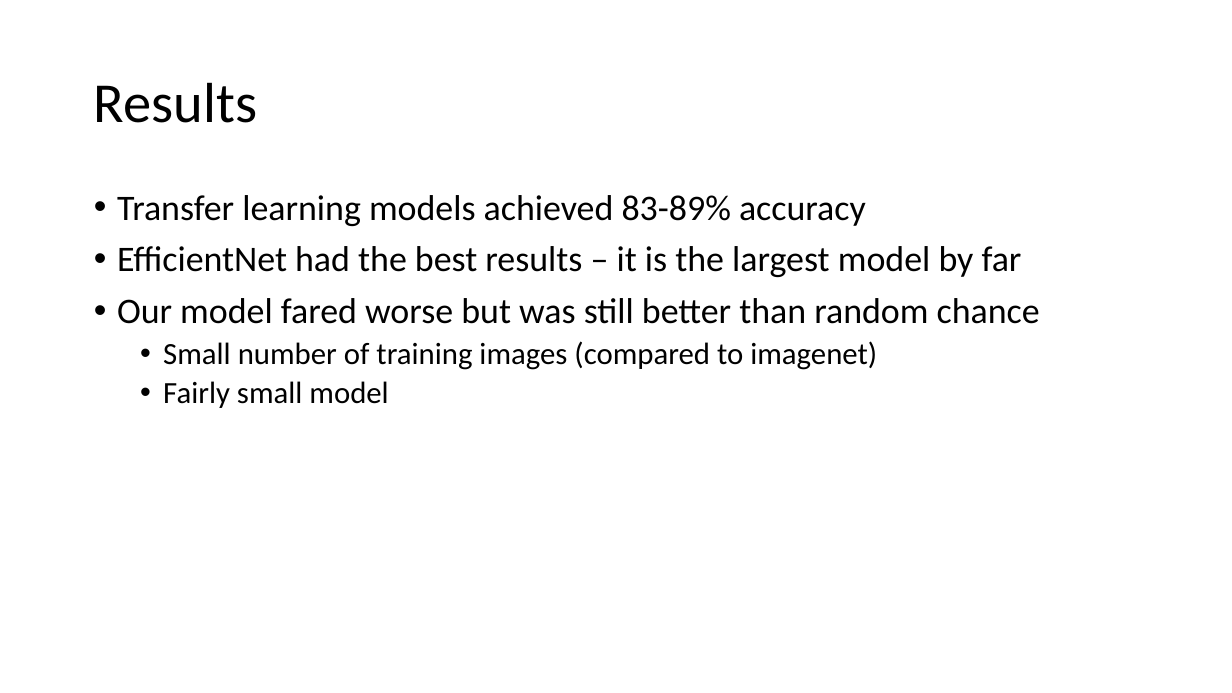
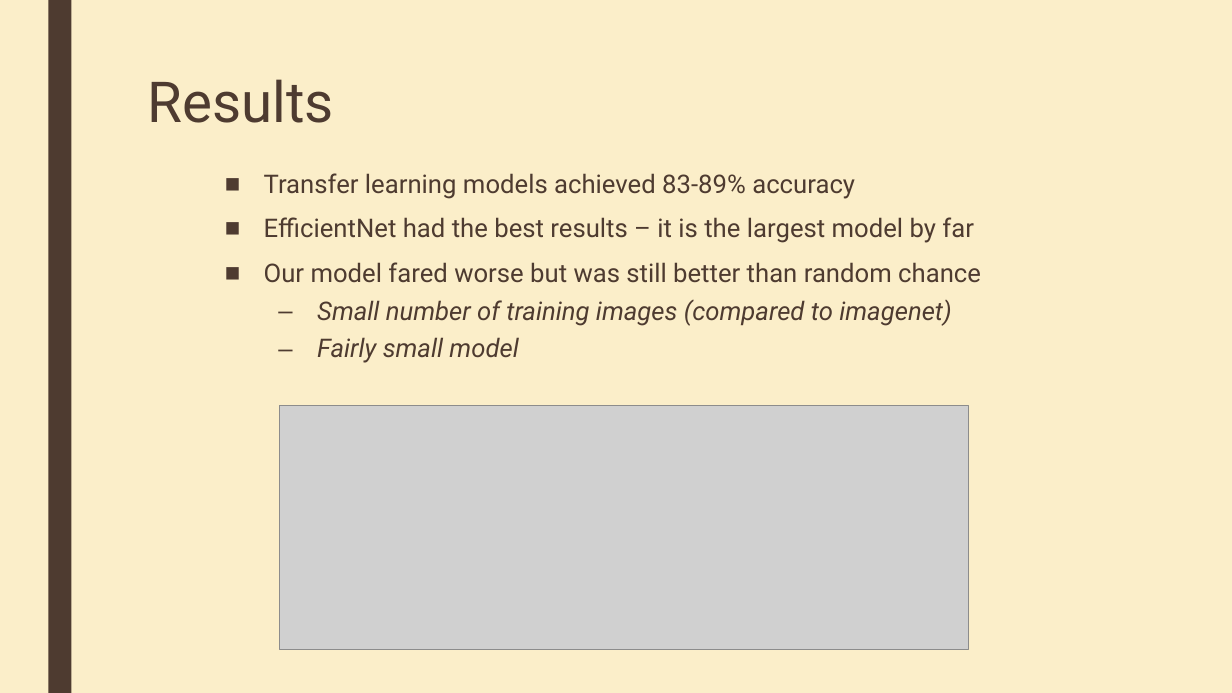
Before and after one commit to meszarosp/dl2022hw, a slide deck: slide 6 of Waste classification.pptx. Drawn at 1232x693 pixels with LibreOffice and Linux fonts; fonts in the diff are those of the drawing; grey boxes stand for pictures. Boxes give left, top, right and bottom in pixels: in the first picture for what was removed or moved away, otherwise in the second. Text is boxed around its words. In the diff, an @@ line names an element or a change of style, - is before the commit and + after.

```diff
--- a/Waste classification.pptx
+++ b/Waste classification.pptx
@@ background #FFFFFF to #FBEEC9 @@
@@ rectangle added at (48,0,71,693), fill #4E3B30 @@
@@ title "Results": place and size @@
-title "Results" at (94,82,257,123)
+title "Results" at (148,79,334,123)
@@ title "Results" at (148,79,334,123): font Calibri to Roboto, text colour #000000 to #4E3B30; line spacing 0.9 to 0.89; vertical alignment middle to top @@
@@ text "Transfer learning models achieved 83-89% ...": place and size @@
-text "Transfer learning models achieved 83-89% ..." at (117,195,1040,408)
+text "Transfer learning models achieved 83-89% ..." at (264,173,981,363)
@@ text "Transfer learning models achieved 83-89% ..." at (264,173,981,363): size 28 to 20 pt in "Transfer learning models achieved 83-89% accuracy", "EfficientNet had the best results – it ...", "Our model fared worse but was still ..."; font Calibri to Roboto, text colour #000000 to #4E3B30; size 24 to 20 pt, italic on in "Small number of training images (compared to ...", "Fairly small model"; bullet • to ■; line spacing 0.9 to 0.94; more space between paragraphs; bullet • to – @@
@@ picture added at (279,406,969,649) @@
```
Also in this commit, not shown: 5 other slides changed.
